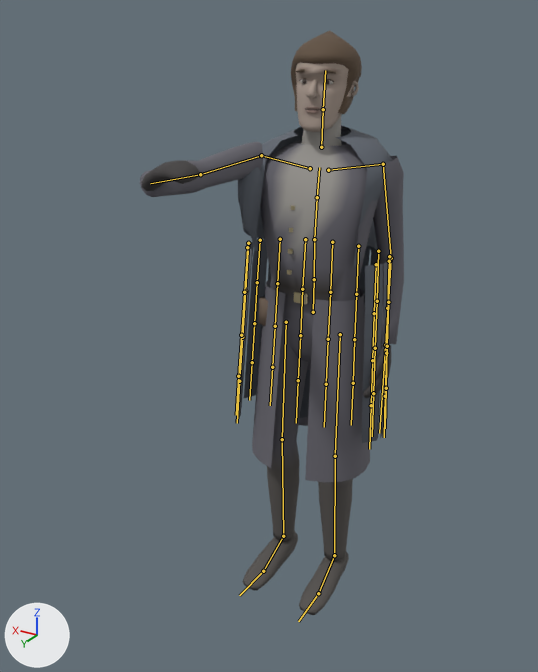
The glTF model assets/models/characters/coinshot.glb as it was, and as the next commit left it.
Before and after are seen from a camera (50 mm lens) standing at (-1.001, 1.937, 1.852) and looking at (0.036, 0.208, 0.987). The axes (+X, +Y, +Z) are drawn at lower left. The lights are the same throughout. The picture after the commit comes second. Both versions are drawn at frame 6 of the action 'push'; the numbers are the values there. The bones that change, and the others that lie on the model, are drawn over the model as lines.

Names of what the first picture shows: 'Coinshot'.
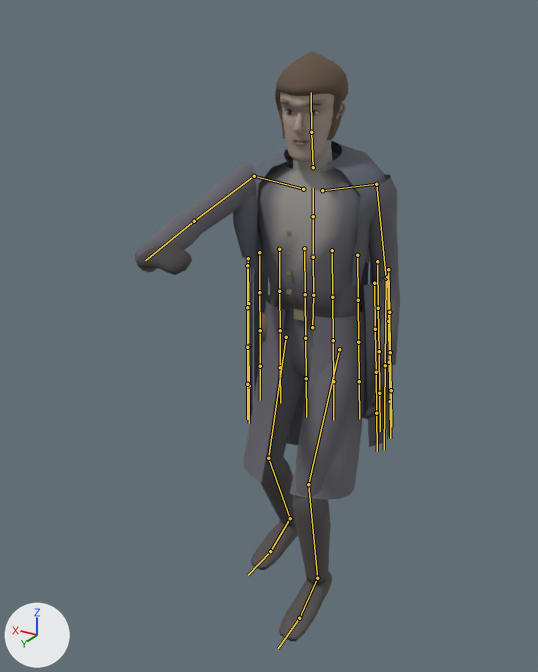
Scene script edits in JSON lines:
```json
{"block": "bone_hips", "where": "bone_hips = bpy.data.objects['Armature'].pose.bones['Hips']  # child of 'Root'"}
{"op": "set", "path": "bone_hips.location", "old": "(0.0, 0.0, 0.0)", "new": "(0.0, -0.051, 0.0)"}
{"block": "bone_spine", "where": "bone_spine = bpy.data.objects['Armature'].pose.bones['Spine']  # child of 'Hips'"}
{"op": "set", "path": "bone_spine.rotation_quaternion", "old": "(1.0, -0.014, 0.027, 0.0)", "new": "(0.999, 0.02, 0.027, -0.001)", "note": "degrees (-2, 3, 0) -> degrees (2, 3, 0)"}
{"block": "bone_chest", "where": "bone_chest = bpy.data.objects['Armature'].pose.bones['Chest']  # child of 'Spine'"}
{"op": "set", "path": "bone_chest.rotation_quaternion", "old": "(0.999, -0.016, 0.032, 0.002)", "new": "(0.999, 0.024, 0.032, 0.0)", "note": "degrees (-2, 4, 0) -> degrees (3, 4, 0)"}
{"block": "bone_upperchest", "where": "bone_upperchest = bpy.data.objects['Armature'].pose.bones['UpperChest']  # child of 'Chest'"}
{"op": "set", "path": "bone_upperchest.rotation_quaternion", "old": "(0.999, -0.016, 0.031, 0.003)", "new": "(0.999, 0.024, 0.032, 0.002)", "note": "degrees (-2, 4, 0) -> degrees (3, 4, 0)"}
{"block": "bone_leftupperarm", "where": "bone_leftupperarm = bpy.data.objects['Armature'].pose.bones['LeftUpperArm']  # child of 'LeftShoulder'"}
{"op": "set", "path": "bone_leftupperarm.rotation_quaternion", "old": "(0.949, -0.112, 0.06, -0.288)", "new": "(0.956, 0.0, 0.012, -0.292)", "note": "degrees (-14, 3, -34) -> degrees (0, 1, -34)"}
{"block": "bone_leftlowerarm", "where": "bone_leftlowerarm = bpy.data.objects['Armature'].pose.bones['LeftLowerArm']  # child of 'LeftUpperArm'"}
{"op": "set", "path": "bone_leftlowerarm.rotation_quaternion", "old": "(0.968, 0.252, 0.0, 0.0)", "new": "(0.988, 0.156, 0.0, 0.0)", "note": "degrees (29, 0, 0) -> degrees (18, 0, 0)"}
{"block": "bone_rightupperleg", "where": "bone_rightupperleg = bpy.data.objects['Armature'].pose.bones['RightUpperLeg']  # child of 'Hips'"}
{"op": "set", "path": "bone_rightupperleg.rotation_quaternion", "old": "(1.0, 0.0, 0.0, 0.0)", "new": "(0.997, 0.073, -0.002, -0.019)", "note": "degrees (0, 0, 0) -> degrees (8, 0, -2)"}
{"block": "bone_rightlowerleg", "where": "bone_rightlowerleg = bpy.data.objects['Armature'].pose.bones['RightLowerLeg']  # child of 'RightUpperLeg'"}
{"op": "set", "path": "bone_rightlowerleg.rotation_quaternion", "old": "(1.0, 0.0, 0.0, 0.0)", "new": "(0.962, -0.272, 0.0, 0.0)", "note": "degrees (0, 0, 0) -> degrees (-32, 0, 0)"}
{"block": "bone_rightfoot", "where": "bone_rightfoot = bpy.data.objects['Armature'].pose.bones['RightFoot']  # child of 'RightLowerLeg'"}
{"op": "set", "path": "bone_rightfoot.rotation_quaternion", "old": "(1.0, 0.0, 0.0, 0.0)", "new": "(0.979, 0.2, 0.023, 0.018)", "note": "degrees (0, 0, 0) -> degrees (23, 2, 2)"}
{"block": "bone_leftupperleg", "where": "bone_leftupperleg = bpy.data.objects['Armature'].pose.bones['LeftUpperLeg']  # child of 'Hips'"}
{"op": "set", "path": "bone_leftupperleg.rotation_quaternion", "old": "(1.0, 0.0, 0.0, 0.0)", "new": "(0.976, 0.217, 0.0, 0.0)", "note": "degrees (0, 0, 0) -> degrees (25, 0, 0)"}
{"block": "bone_leftlowerleg", "where": "bone_leftlowerleg = bpy.data.objects['Armature'].pose.bones['LeftLowerLeg']  # child of 'LeftUpperLeg'"}
{"op": "set", "path": "bone_leftlowerleg.rotation_quaternion", "old": "(1.0, 0.0, 0.0, 0.0)", "new": "(0.962, -0.272, 0.0, 0.0)", "note": "degrees (0, 0, 0) -> degrees (-32, 0, 0)"}
{"block": "bone_leftfoot", "where": "bone_leftfoot = bpy.data.objects['Armature'].pose.bones['LeftFoot']  # child of 'LeftLowerLeg'"}
{"op": "set", "path": "bone_leftfoot.rotation_quaternion", "old": "(1.0, 0.0, 0.0, 0.0)", "new": "(0.998, 0.057, -0.002, -0.002)", "note": "degrees (0, 0, 0) -> degrees (6, 0, 0)"}
```

Where the change shows, as pixel boxes [x1, y1, x2, y2] in the pictures (538 x 672 px):
```json
{"object": "Coinshot", "change": "posed", "before": [140, 30, 404, 615], "after": [135, 51, 400, 641]}
{"bone": "Hips", "before": "(313, 312) to (314, 279)", "after": "(312, 327) to (313, 295)"}
{"bone": "Spine", "before": "(314, 279) to (314, 239)", "after": "(313, 295) to (313, 257)"}
{"bone": "Chest", "before": "(314, 239) to (317, 197)", "after": "(313, 257) to (313, 216)"}
{"bone": "UpperChest", "before": "(317, 197) to (319, 167)", "after": "(313, 216) to (313, 188)"}
{"bone": "LeftUpperArm", "before": "(383, 164) to (391, 258)", "after": "(376, 184) to (386, 278)"}
{"bone": "LeftLowerArm", "before": "(391, 258) to (385, 345)", "after": "(386, 278) to (385, 365)"}
{"bone": "RightUpperLeg", "before": "(286, 322) to (282, 439)", "after": "(286, 337) to (268, 458)"}
{"bone": "RightLowerLeg", "before": "(282, 439) to (283, 536)", "after": "(268, 458) to (290, 518)"}
{"bone": "RightFoot", "before": "(283, 536) to (263, 571)", "after": "(290, 518) to (270, 551)"}
{"bone": "LeftUpperLeg", "before": "(340, 334) to (335, 456)", "after": "(339, 349) to (308, 484)"}
{"bone": "LeftLowerLeg", "before": "(335, 456) to (334, 555)", "after": "(308, 484) to (317, 578)"}
{"bone": "LeftFoot", "before": "(334, 555) to (318, 593)", "after": "(317, 578) to (299, 618)"}
```
